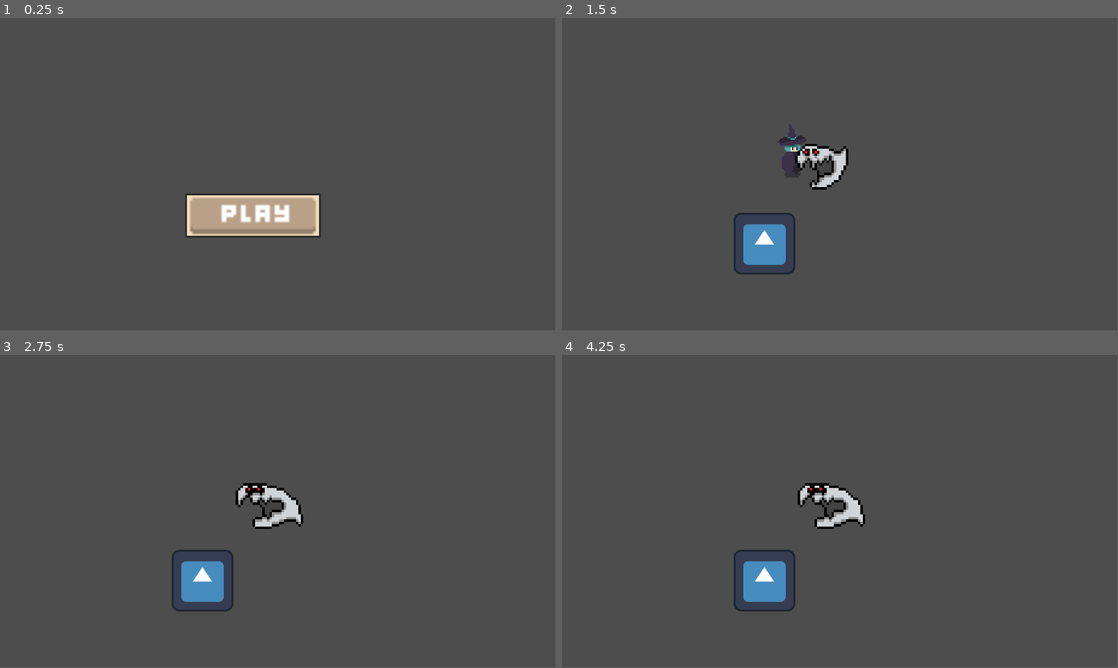
Above: before the commit, frames 1-4 (two rows, left to right).
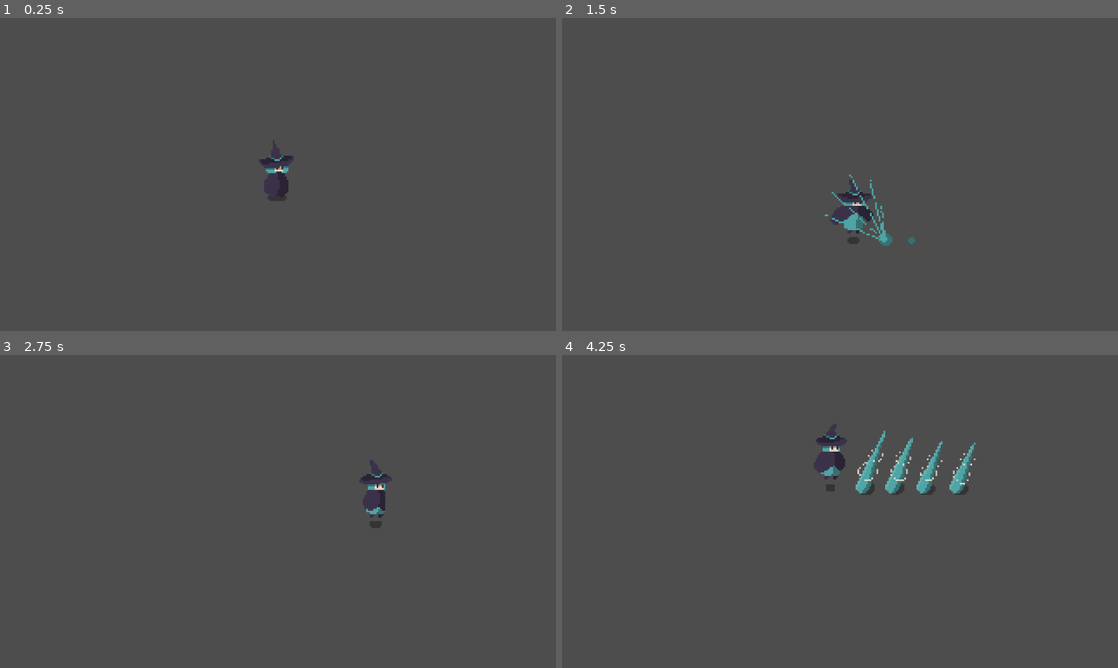
Above: after the commit, the same moments.

Repository: jerichom08/csci499-capstone
Game: Godot game, scene res://scenes/test-level.tscn
Two runs of this game, one before a commit and one after it. Both use one fixed random seed, a clock stepped at 60 frames per second and the inputs below. Before the commit the project starts from res://scenes/menu.tscn. The engine's default icon, where the game draws it, is replaced by a stand-in: a white triangle on a blue panel in a dark square.
Inputs (mouse positions are in pixels of both pictures, inside the frame that each line leads up to):
- Up to frame 1 (0.25 s): no input
- Up to frame 2 (1.5 s): click (817, 215) at 0.52 s; tap Enter (ui_accept) at 1.25 s; hold Right (ui_right) from 1.28 s (still down); tap Z (attack, bound only after the commit) at 1.35 s
- Up to frame 3 (2.75 s): keep holding Right (ui_right); tap Up (jump, bound only after the commit) at 1.52, 1.55, 1.82, 2.1, 2.27, 2.57 s; tap Z (attack, bound only after the commit) at 2.3 s
- Up to frame 4 (4.25 s): release Right (ui_right) at 2.78 s; hold Left (ui_left) 2.78-3.53 s; tap Z (attack, bound only after the commit) at 2.85, 3.6 s; tap Up (jump, bound only after the commit) at 3.05, 3.77, 4.07 s; hold Right (ui_right) from 3.53 s (still down)
In our replay, the window is 799x449 before the commit and 800x450 after it. These sizes can differ from the game's own. Grey fills any space a smaller window leaves; there, only what the larger window draws over its background counts as a difference.

The runs differ from the first frame. In frame 1, 4.0% of the frame differs, in the area x 33-58%, y 39-71%; in frame 2, 3.5%; in frame 3, 2.9%; in frame 4, 4.3%, in the area x 30-75%, y 22-82%.

Commit message:
basic movement + attack

Diff:
--- a/project.godot
+++ b/project.godot
@@ -11,9 +11,37 @@
 [application]
 
 config/name="Nyarla’s Birthday Bash"
-run/main_scene="uid://hqf6rgm8wd2n"
+run/main_scene="uid://choystunvgoem"
 config/features=PackedStringArray("4.6", "Forward Plus")
 config/icon="res://icon.svg"
+
+[display]
+
+window/size/viewport_width=1280
+window/size/viewport_height=720
+
+[input]
+
+move_left={
+"deadzone": 0.2,
+"events": [Object(InputEventKey,"resource_local_to_scene":false,"resource_name":"","device":-1,"window_id":0,"alt_pressed":false,"shift_pressed":false,"ctrl_pressed":false,"meta_pressed":false,"pressed":false,"keycode":0,"physical_keycode":4194319,"key_label":0,"unicode":0,"location":0,"echo":false,"script":null)
+]
+}
+move_right={
+"deadzone": 0.2,
+"events": [Object(InputEventKey,"resource_local_to_scene":false,"resource_name":"","device":-1,"window_id":0,"alt_pressed":false,"shift_pressed":false,"ctrl_pressed":false,"meta_pressed":false,"pressed":false,"keycode":0,"physical_keycode":4194321,"key_label":0,"unicode":0,"location":0,"echo":false,"script":null)
+]
+}
+jump={
+"deadzone": 0.2,
+"events": [Object(InputEventKey,"resource_local_to_scene":false,"resource_name":"","device":-1,"window_id":0,"alt_pressed":false,"shift_pressed":false,"ctrl_pressed":false,"meta_pressed":false,"pressed":false,"keycode":0,"physical_keycode":4194320,"key_label":0,"unicode":0,"location":0,"echo":false,"script":null)
+]
+}
+attack={
+"deadzone": 0.2,
+"events": [Object(InputEventKey,"resource_local_to_scene":false,"resource_name":"","device":-1,"window_id":0,"alt_pressed":false,"shift_pressed":false,"ctrl_pressed":false,"meta_pressed":false,"pressed":false,"keycode":0,"physical_keycode":90,"key_label":0,"unicode":122,"location":0,"echo":false,"script":null)
+]
+}
 
 [physics]
 
@@ -21,4 +49,5 @@
 
 [rendering]
 
+textures/canvas_textures/default_texture_filter=0
 rendering_device/driver.windows="d3d12"
--- /dev/null
+++ b/scenes/character_body_2d.gd
@@ -0,0 +1,57 @@
+extends CharacterBody2D
+
+
+const SPEED = 100.0
+const JUMP_VELOCITY = -200.0
+const GRAVITY = 400.0
+
+@onready var sprite = $AnimatedSprite2D
+var is_attacking := false
+var attack_offset := 32
+
+
+func _physics_process(delta: float) -> void:
+	# Add the gravity.
+	if not is_on_floor():
+		velocity.y += GRAVITY * delta
+
+	# Handle jump.
+	if Input.is_action_just_pressed("jump") and is_on_floor():
+		velocity.y = JUMP_VELOCITY
+
+	# Get the input direction and handle the movement/deceleration.
+	var direction := Input.get_axis("move_left", "move_right")
+	if not is_attacking:
+		velocity.x = direction * SPEED
+	else:
+		velocity.x = 0
+
+	# Handle attack
+	if Input.is_action_just_pressed("attack") and not is_attacking and is_on_floor():
+		start_attack()
+
+	# Animation
+	if is_attacking:
+		pass
+	elif direction == 0:
+		sprite.play("idle")
+	else:
+		sprite.play("run")
+	if direction != 0:
+		sprite.flip_h = direction < 0
+
+	move_and_slide()
+
+func start_attack():
+	is_attacking = true
+	sprite.play("attack")
+	if sprite.flip_h:
+		sprite.offset.x = -attack_offset
+	else:
+		sprite.offset.x = attack_offset
+
+
+func _on_animated_sprite_2d_animation_finished() -> void:
+	if sprite.animation == "attack":
+		is_attacking = false
+		sprite.offset.x = 0
--- a/scenes/player.tscn
+++ b/scenes/player.tscn
@@ -1,69 +1,147 @@
 [gd_scene format=3 uid="uid://pg6ytaryk6y"]
 
+[ext_resource type="Script" uid="uid://bn5ve5hp5krhl" path="res://scenes/character_body_2d.gd" id="1_dqkch"]
 [ext_resource type="Texture2D" uid="uid://b4smr642vgqbq" path="res://assets/images/player/B_witch_idle.png" id="1_g2els"]
-[ext_resource type="Script" uid="uid://d3t73capd70sp" path="res://scripts/player.gd" id="1_qhqgy"]
+[ext_resource type="Texture2D" uid="uid://b4uv5y1v7stbl" path="res://assets/images/player/B_witch_attack.png" id="1_qhqgy"]
 [ext_resource type="Texture2D" uid="uid://b80i5h1w4mojg" path="res://assets/images/player/B_witch_run.png" id="2_qhqgy"]
 
+[sub_resource type="AtlasTexture" id="AtlasTexture_oprun"]
+atlas = ExtResource("1_qhqgy")
+region = Rect2(0, 0, 104, 46)
+
+[sub_resource type="AtlasTexture" id="AtlasTexture_a8ls1"]
+atlas = ExtResource("1_qhqgy")
+region = Rect2(0, 46, 104, 46)
+
+[sub_resource type="AtlasTexture" id="AtlasTexture_qfm1y"]
+atlas = ExtResource("1_qhqgy")
+region = Rect2(0, 92, 104, 46)
+
+[sub_resource type="AtlasTexture" id="AtlasTexture_fulsm"]
+atlas = ExtResource("1_qhqgy")
+region = Rect2(0, 138, 104, 46)
+
+[sub_resource type="AtlasTexture" id="AtlasTexture_4r5pv"]
+atlas = ExtResource("1_qhqgy")
+region = Rect2(0, 184, 104, 46)
+
+[sub_resource type="AtlasTexture" id="AtlasTexture_60mlk"]
+atlas = ExtResource("1_qhqgy")
+region = Rect2(0, 230, 104, 46)
+
+[sub_resource type="AtlasTexture" id="AtlasTexture_i4ail"]
+atlas = ExtResource("1_qhqgy")
+region = Rect2(0, 276, 104, 46)
+
+[sub_resource type="AtlasTexture" id="AtlasTexture_a38lo"]
+atlas = ExtResource("1_qhqgy")
+region = Rect2(0, 322, 104, 46)
+
+[sub_resource type="AtlasTexture" id="AtlasTexture_4ni07"]
+atlas = ExtResource("1_qhqgy")
+region = Rect2(0, 368, 104, 46)
+
+[sub_resource type="AtlasTexture" id="AtlasTexture_3vyb7"]
+atlas = ExtResource("1_g2els")
+region = Rect2(0, 0, 32, 48)
+
+[sub_resource type="AtlasTexture" id="AtlasTexture_g2els"]
+atlas = ExtResource("1_g2els")
+region = Rect2(0, 48, 32, 48)
+
+[sub_resource type="AtlasTexture" id="AtlasTexture_qhqgy"]
+atlas = ExtResource("1_g2els")
+region = Rect2(0, 96, 32, 48)
+
 [sub_resource type="AtlasTexture" id="AtlasTexture_dqkch"]
 atlas = ExtResource("1_g2els")
+region = Rect2(0, 144, 32, 48)
+
+[sub_resource type="AtlasTexture" id="AtlasTexture_qlg0r"]
+atlas = ExtResource("1_g2els")
+region = Rect2(0, 192, 32, 48)
+
+[sub_resource type="AtlasTexture" id="AtlasTexture_tuyoq"]
+atlas = ExtResource("1_g2els")
+region = Rect2(0, 240, 32, 48)
+
+[sub_resource type="AtlasTexture" id="AtlasTexture_fjrip"]
+atlas = ExtResource("2_qhqgy")
 region = Rect2(0, 0, 32, 48)
 
-[sub_resource type="AtlasTexture" id="AtlasTexture_qlg0r"]
-atlas = ExtResource("1_g2els")
+[sub_resource type="AtlasTexture" id="AtlasTexture_smehm"]
+atlas = ExtResource("2_qhqgy")
 region = Rect2(0, 48, 32, 48)
 
-[sub_resource type="AtlasTexture" id="AtlasTexture_tuyoq"]
-atlas = ExtResource("1_g2els")
+[sub_resource type="AtlasTexture" id="AtlasTexture_ur7pv"]
+atlas = ExtResource("2_qhqgy")
 region = Rect2(0, 96, 32, 48)
 
-[sub_resource type="AtlasTexture" id="AtlasTexture_fjrip"]
-atlas = ExtResource("1_g2els")
+[sub_resource type="AtlasTexture" id="AtlasTexture_y4r1p"]
+atlas = ExtResource("2_qhqgy")
 region = Rect2(0, 144, 32, 48)
 
-[sub_resource type="AtlasTexture" id="AtlasTexture_smehm"]
-atlas = ExtResource("1_g2els")
+[sub_resource type="AtlasTexture" id="AtlasTexture_d2wvv"]
+atlas = ExtResource("2_qhqgy")
 region = Rect2(0, 192, 32, 48)
 
-[sub_resource type="AtlasTexture" id="AtlasTexture_ur7pv"]
-atlas = ExtResource("1_g2els")
+[sub_resource type="AtlasTexture" id="AtlasTexture_3v2ag"]
+atlas = ExtResource("2_qhqgy")
 region = Rect2(0, 240, 32, 48)
 
-[sub_resource type="AtlasTexture" id="AtlasTexture_y4r1p"]
-atlas = ExtResource("2_qhqgy")
-region = Rect2(0, 0, 32, 48)
-
-[sub_resource type="AtlasTexture" id="AtlasTexture_d2wvv"]
-atlas = ExtResource("2_qhqgy")
-region = Rect2(0, 48, 32, 48)
-
-[sub_resource type="AtlasTexture" id="AtlasTexture_3v2ag"]
-atlas = ExtResource("2_qhqgy")
-region = Rect2(0, 96, 32, 48)
-
 [sub_resource type="AtlasTexture" id="AtlasTexture_jej6c"]
 atlas = ExtResource("2_qhqgy")
-region = Rect2(0, 144, 32, 48)
+region = Rect2(0, 288, 32, 48)
 
 [sub_resource type="AtlasTexture" id="AtlasTexture_f1ej7"]
 atlas = ExtResource("2_qhqgy")
-region = Rect2(0, 192, 32, 48)
-
-[sub_resource type="AtlasTexture" id="AtlasTexture_oprun"]
-atlas = ExtResource("2_qhqgy")
-region = Rect2(0, 240, 32, 48)
-
-[sub_resource type="AtlasTexture" id="AtlasTexture_a8ls1"]
-atlas = ExtResource("2_qhqgy")
-region = Rect2(0, 288, 32, 48)
-
-[sub_resource type="AtlasTexture" id="AtlasTexture_qfm1y"]
-atlas = ExtResource("2_qhqgy")
 region = Rect2(0, 336, 32, 48)
 
-[sub_resource type="SpriteFrames" id="SpriteFrames_fulsm"]
+[sub_resource type="SpriteFrames" id="SpriteFrames_fjrip"]
 animations = [{
 "frames": [{
 "duration": 1.0,
+"texture": SubResource("AtlasTexture_oprun")
+}, {
+"duration": 1.0,
+"texture": SubResource("AtlasTexture_a8ls1")
+}, {
+"duration": 1.0,
+"texture": SubResource("AtlasTexture_qfm1y")
+}, {
+"duration": 1.0,
+"texture": SubResource("AtlasTexture_fulsm")
+}, {
+"duration": 1.0,
+"texture": SubResource("AtlasTexture_4r5pv")
+}, {
+"duration": 1.0,
+"texture": SubResource("AtlasTexture_60mlk")
+}, {
+"duration": 1.0,
+"texture": SubResource("AtlasTexture_i4ail")
+}, {
+"duration": 1.0,
+"texture": SubResource("AtlasTexture_a38lo")
+}, {
+"duration": 1.0,
+"texture": SubResource("AtlasTexture_4ni07")
+}],
+"loop": false,
+"name": &"attack",
+"speed": 10.0
+}, {
+"frames": [{
+"duration": 1.0,
+"texture": SubResource("AtlasTexture_3vyb7")
+}, {
+"duration": 1.0,
+"texture": SubResource("AtlasTexture_g2els")
+}, {
+"duration": 1.0,
+"texture": SubResource("AtlasTexture_qhqgy")
+}, {
+"duration": 1.0,
 "texture": SubResource("AtlasTexture_dqkch")
 }, {
 "duration": 1.0,
@@ -71,15 +149,6 @@
 }, {
 "duration": 1.0,
 "texture": SubResource("AtlasTexture_tuyoq")
-}, {
-"duration": 1.0,
-"texture": SubResource("AtlasTexture_fjrip")
-}, {
-"duration": 1.0,
-"texture": SubResource("AtlasTexture_smehm")
-}, {
-"duration": 1.0,
-"texture": SubResource("AtlasTexture_ur7pv")
 }],
 "loop": true,
 "name": &"idle",
@@ -87,6 +156,15 @@
 }, {
 "frames": [{
 "duration": 1.0,
+"texture": SubResource("AtlasTexture_fjrip")
+}, {
+"duration": 1.0,
+"texture": SubResource("AtlasTexture_smehm")
+}, {
+"duration": 1.0,
+"texture": SubResource("AtlasTexture_ur7pv")
+}, {
+"duration": 1.0,
 "texture": SubResource("AtlasTexture_y4r1p")
 }, {
 "duration": 1.0,
@@ -100,35 +178,29 @@
 }, {
 "duration": 1.0,
 "texture": SubResource("AtlasTexture_f1ej7")
-}, {
-"duration": 1.0,
-"texture": SubResource("AtlasTexture_oprun")
-}, {
-"duration": 1.0,
-"texture": SubResource("AtlasTexture_a8ls1")
-}, {
-"duration": 1.0,
-"texture": SubResource("AtlasTexture_qfm1y")
 }],
 "loop": true,
 "name": &"run",
 "speed": 8.0
 }]
 
-[sub_resource type="RectangleShape2D" id="RectangleShape2D_qhqgy"]
-size = Vector2(21.666668, 40.333336)
-
-[node name="Player" type="CharacterBody2D" unique_id=1711015660]
-scale = Vector2(3, 3)
-script = ExtResource("1_qhqgy")
-
-[node name="AnimatedSprite2D" type="AnimatedSprite2D" parent="." unique_id=1643096890]
-texture_filter = 1
-sprite_frames = SubResource("SpriteFrames_fulsm")
-animation = &"idle"
+[sub_resource type="CapsuleShape2D" id="CapsuleShape2D_smehm"]
+radius = 4.0
+height = 24.0
+
+[node name="Player" type="CharacterBody2D" unique_id=2085610372]
+script = ExtResource("1_dqkch")
+
+[node name="AnimatedSprite2D" type="AnimatedSprite2D" parent="." unique_id=1186379679]
+position = Vector2(0, -16)
+sprite_frames = SubResource("SpriteFrames_fjrip")
+animation = &"attack"
 autoplay = "idle"
-frame_progress = 0.41435233
-
-[node name="CollisionShape2D" type="CollisionShape2D" parent="." unique_id=1728978006]
-position = Vector2(-0.8333335, -0.833333)
-shape = SubResource("RectangleShape2D_qhqgy")
+frame = 8
+frame_progress = 1.0
+
+[node name="CollisionShape2D" type="CollisionShape2D" parent="." unique_id=627055643]
+position = Vector2(0, -12)
+shape = SubResource("CapsuleShape2D_smehm")
+
+[connection signal="animation_finished" from="AnimatedSprite2D" to="." method="_on_animated_sprite_2d_animation_finished"]
--- /dev/null
+++ b/scenes/test-level.tscn
@@ -0,0 +1,18 @@
+[gd_scene format=3 uid="uid://choystunvgoem"]
+
+[ext_resource type="PackedScene" uid="uid://pg6ytaryk6y" path="res://scenes/player.tscn" id="1_tny1j"]
+
+[sub_resource type="WorldBoundaryShape2D" id="WorldBoundaryShape2D_qlq2q"]
+
+[node name="TestLevel" type="Node2D" unique_id=1774236187]
+
+[node name="Player" parent="." unique_id=2085610372 instance=ExtResource("1_tny1j")]
+
+[node name="Camera2D" type="Camera2D" parent="." unique_id=1359601901]
+zoom = Vector2(4, 4)
+
+[node name="Floor" type="StaticBody2D" parent="." unique_id=306388270]
+position = Vector2(0, 36)
+
+[node name="CollisionShape2D" type="CollisionShape2D" parent="Floor" unique_id=2022255984]
+shape = SubResource("WorldBoundaryShape2D_qlq2q")
Not shown, added: scenes/character_body_2d.gd.uid
